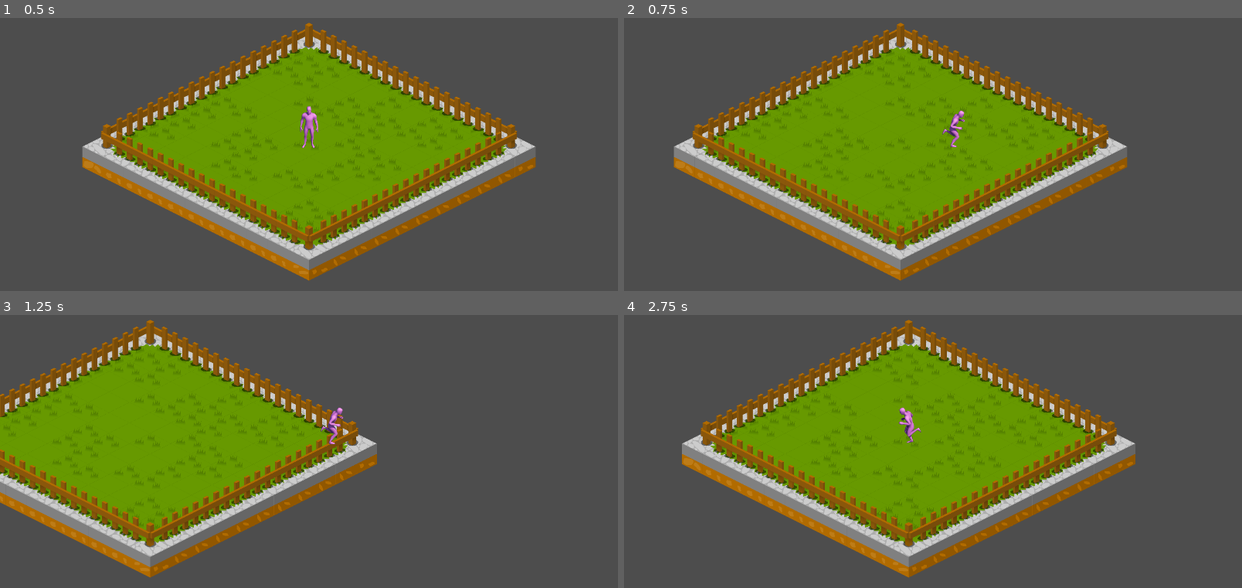
Above: before the commit, frames 1-4 (two rows, left to right).
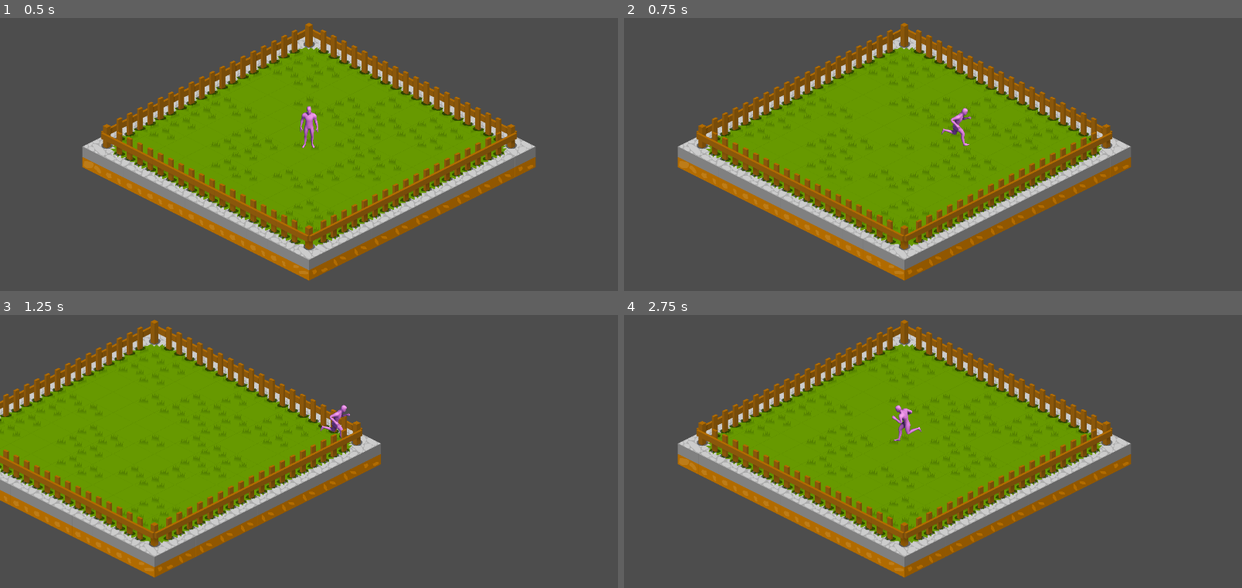
Above: after the commit, the same moments.

Repository: BenjaminSundvall/untitled-rpg
Game: Godot game, scene res://areas/TestArea.tscn
Two runs of this game, one before a commit and one after it. Both use one fixed random seed, a clock stepped at 60 frames per second and the inputs below.
Inputs:
- Up to frame 1 (0.5 s): no input
- Up to frame 2 (0.75 s): tap Enter (ui_accept) at 0.5 s; hold D (mov_right) from 0.53 s (still down); tap Q (bat_action_1) at 0.6 s
- Up to frame 3 (1.25 s): keep holding D (mov_right); tap Enter (ui_accept) at 0.77 s
- Up to frame 4 (2.75 s): tap W (bat_action_2) at 1.35 s; tap Enter (ui_accept) at 1.52 s; release D (mov_right) at 2.03 s; hold A (mov_left) from 2.03 s (still down); tap E (bat_action_3) at 2.1 s

Frame 1 is identical in both runs. In frame 2, 11% of the frame differs, in the area x 8-83%, y 1-97%; in frame 3, 10%; in frame 4, 12%.

Commit message:
Remade player controller to use signals

Diff:
--- a/godot/areas/TestArea.tscn
+++ b/godot/areas/TestArea.tscn
@@ -8,6 +8,8 @@
 
 [node name="BasicTileMap" parent="." instance=ExtResource("1_0duwu")]
 
-[node name="Node" parent="BasicTileMap" instance=ExtResource("2_awsdj")]
+[node name="Character" parent="BasicTileMap" instance=ExtResource("1_fv2gs")]
 
-[node name="Character" parent="BasicTileMap/Node" instance=ExtResource("1_fv2gs")]
+[node name="PlayerController" parent="BasicTileMap/Character" instance=ExtResource("2_awsdj")]
+
+[connection signal="move_dir" from="BasicTileMap/Character/PlayerController" to="BasicTileMap/Character" method="_on_move_dir"]
--- a/godot/characters/Character.gd
+++ b/godot/characters/Character.gd
@@ -18,7 +18,7 @@
     pass
 
 
-func move_dir(direction : Vector2):
+func _on_move_dir(direction: Vector2) -> void:
     if direction:
         var angle_deg = rad_to_deg(direction.angle())
         self.heading = int(round(NUM_DIRECTIONS * angle_deg / 360) + NUM_DIRECTIONS + 1) % NUM_DIRECTIONS      # 45 degree increments
--- a/godot/characters/Character.tscn
+++ b/godot/characters/Character.tscn
@@ -447,7 +447,7 @@
 y_sort_enabled = true
 sprite_frames = SubResource("SpriteFrames_lqq7m")
 animation = &"idle_3"
-frame_progress = 0.337032
+frame_progress = 0.390472
 offset = Vector2(0, -195)
 
 [node name="CollisionShape2D" type="CollisionShape2D" parent="."]
--- a/godot/characters/PlayerController.gd
+++ b/godot/characters/PlayerController.gd
@@ -1,6 +1,6 @@
 extends Node
 
-# @export var PlayerCharacter: PackedScene
+signal move_dir(direction : Vector2)
 
 
 # Called when the node enters the scene tree for the first time.
@@ -11,4 +11,5 @@
 # Called every frame. 'delta' is the elapsed time since the previous frame.
 func _process(delta: float) -> void:
     var direction := Input.get_vector("mov_left", "mov_right", "mov_up", "mov_down")
-    $Character.move_dir(direction)
+    #$Character.move_dir(direction)
+    move_dir.emit(direction)
--- a/godot/characters/PlayerController.tscn
+++ b/godot/characters/PlayerController.tscn
@@ -2,5 +2,5 @@
 
 [ext_resource type="Script" path="res://characters/PlayerController.gd" id="1_wdfu4"]
 
-[node name="Node" type="Node"]
+[node name="PlayerController" type="Node"]
 script = ExtResource("1_wdfu4")
